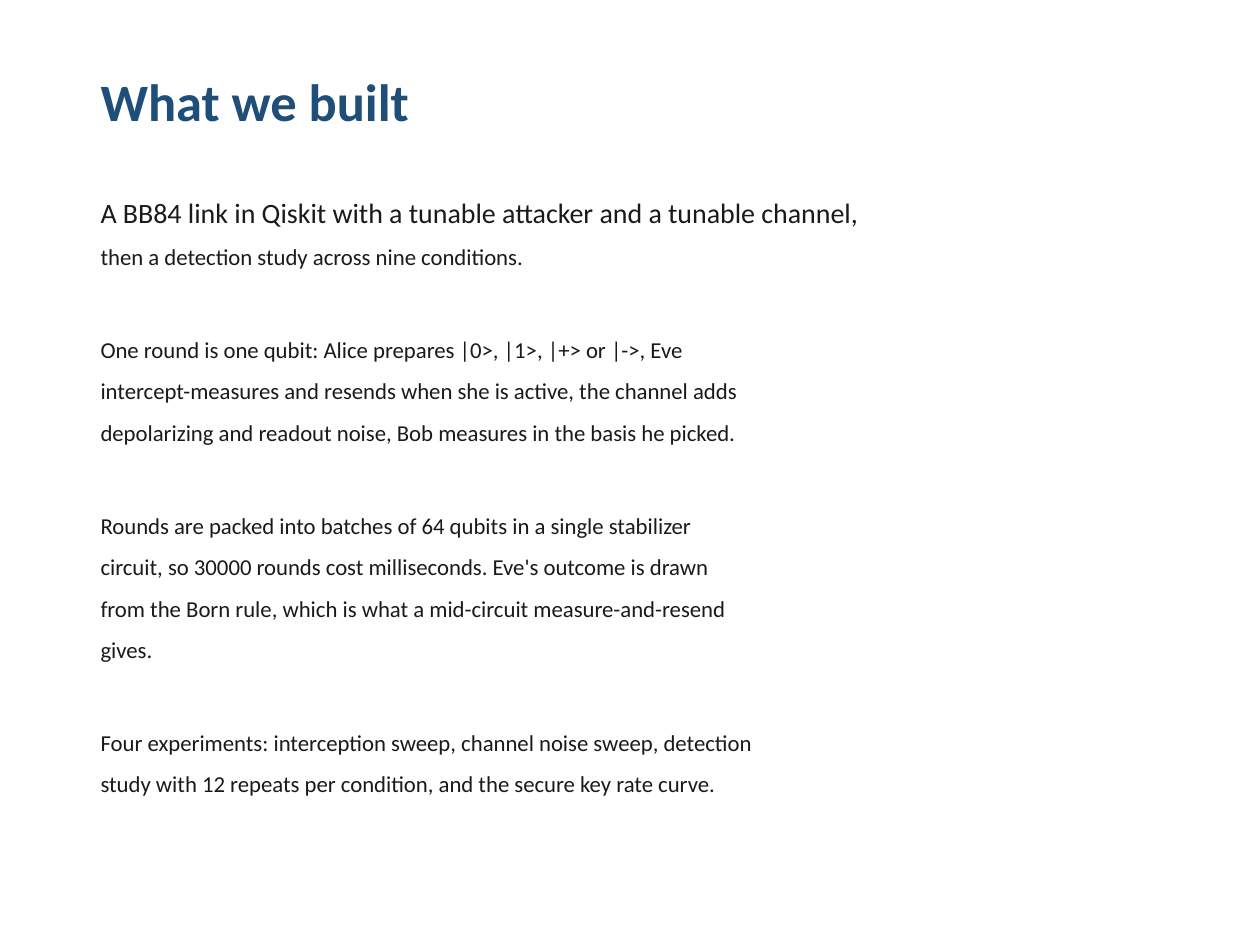
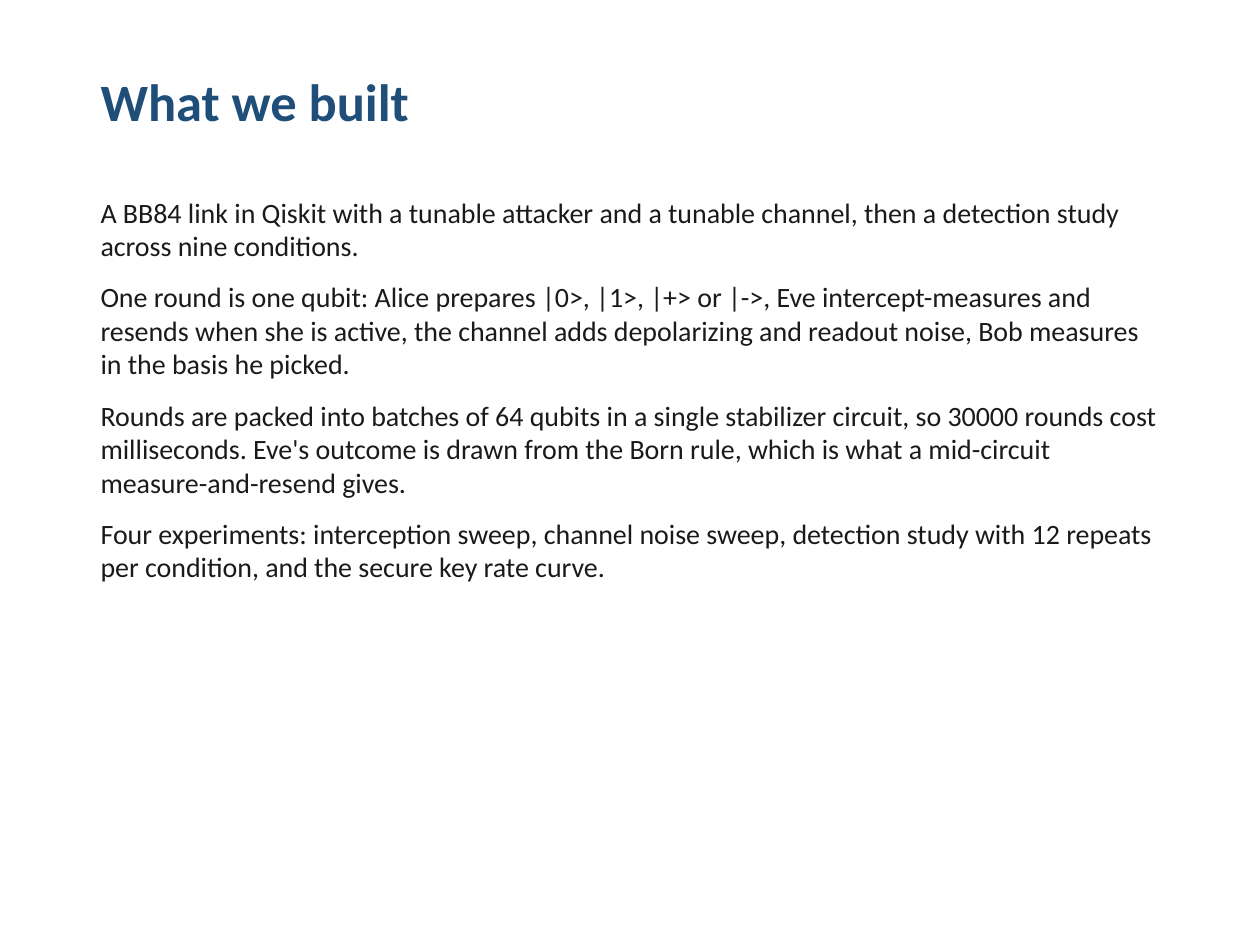
Before and after one commit to ChiaraDeVenuto/evesense-qkd, a slide deck: slide 3 of report/evesense_deck.pptx. Drawn at 1260x945 pixels with LibreOffice and Linux fonts; fonts in the diff are those of the drawing. Boxes give left, top, right and bottom in pixels: in the first picture for what was removed or moved away, otherwise in the second. Text is boxed around its words. In the diff, an @@ line names an element or a change of style, - is before the commit and + after.

```diff
--- a/report/evesense_deck.pptx
+++ b/report/evesense_deck.pptx
@@ text at <box>101,203,1156,582</box>: text changed; size 13 to 16 pt @@
-A BB84 link in Qiskit with a tunable attacker and a tunable channel,
-then a detection study across nine conditions.
-One round is one qubit: Alice prepares |0>, |1>, |+> or |->, Eve
-intercept-measures and resends when she is active, the channel adds
-depolarizing and readout noise, Bob measures in the basis he picked.
-Rounds are packed into batches of 64 qubits in a single stabilizer
-circuit, so 30000 rounds cost milliseconds. Eve's outcome is drawn
-from the Born rule, which is what a mid-circuit measure-and-resend
-gives.
-Four experiments: interception sweep, channel noise sweep, detection
-study with 12 repeats per condition, and the secure key rate curve.
+A BB84 link in Qiskit with a tunable attacker and a tunable channel, then a detection study across nine conditions.
+One round is one qubit: Alice prepares |0>, |1>, |+> or |->, Eve intercept-measures and resends when she is active, the channel adds depolarizing and readout noise, Bob measures in the basis he picked.
+Rounds are packed into batches of 64 qubits in a single stabilizer circuit, so 30000 rounds cost milliseconds. Eve's outcome is drawn from the Born rule, which is what a mid-circuit measure-and-resend gives.
+Four experiments: interception sweep, channel noise sweep, detection study with 12 repeats per condition, and the secure key rate curve.
```
Also in this commit, not shown: 9 other slides changed, 2 other files.
